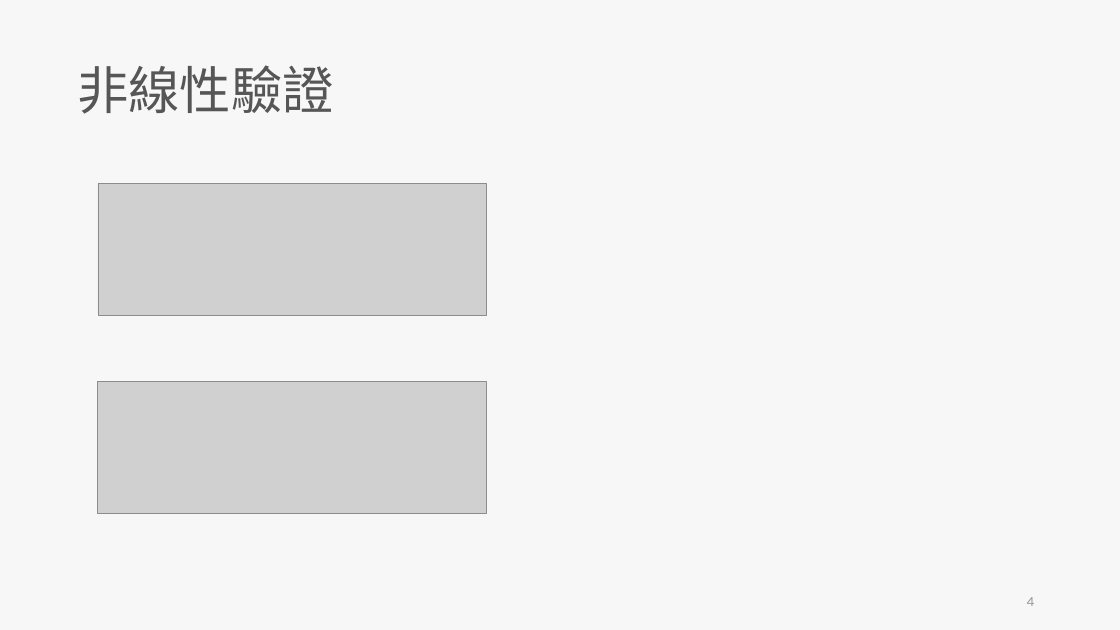
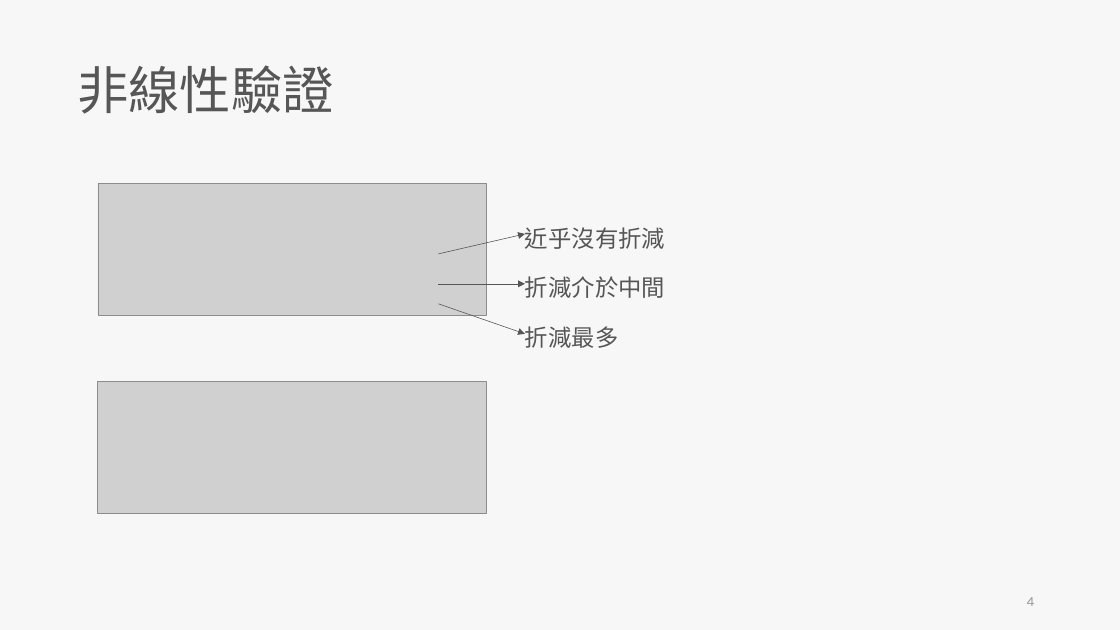
Before and after one commit to skyran1278/thesis, a slide deck: slide 4 of Meeting/20190531 Meeting/20190531 Meeting.pptx. Drawn at 1120x630 pixels with LibreOffice and Linux fonts; fonts in the diff are those of the drawing; grey boxes stand for pictures. Boxes give left, top, right and bottom in pixels: in the first picture for what was removed or moved away, otherwise in the second. Text is boxed around its words. In the diff, an @@ line names an element or a change of style, - is before the commit and + after.

```diff
--- a/Meeting/20190531 Meeting/20190531 Meeting.pptx
+++ b/Meeting/20190531 Meeting/20190531 Meeting.pptx
@@ arrow added from (439, 254) to (525, 234), #565656 0.5 pt @@
@@ text added at [525, 227, 665, 249], 20 pt, text #565656 @@
+近乎沒有折減
@@ arrow added from (439, 284) to (525, 284), #565656 0.5 pt @@
@@ text added at [525, 276, 665, 298], 20 pt, text #565656 @@
+折減介於中間
@@ arrow added from (439, 304) to (525, 334), #565656 0.5 pt @@
@@ text added at [525, 326, 618, 348], 20 pt, text #565656 @@
+折減最多
```
Also in this commit, not shown: 2 other slides changed.
